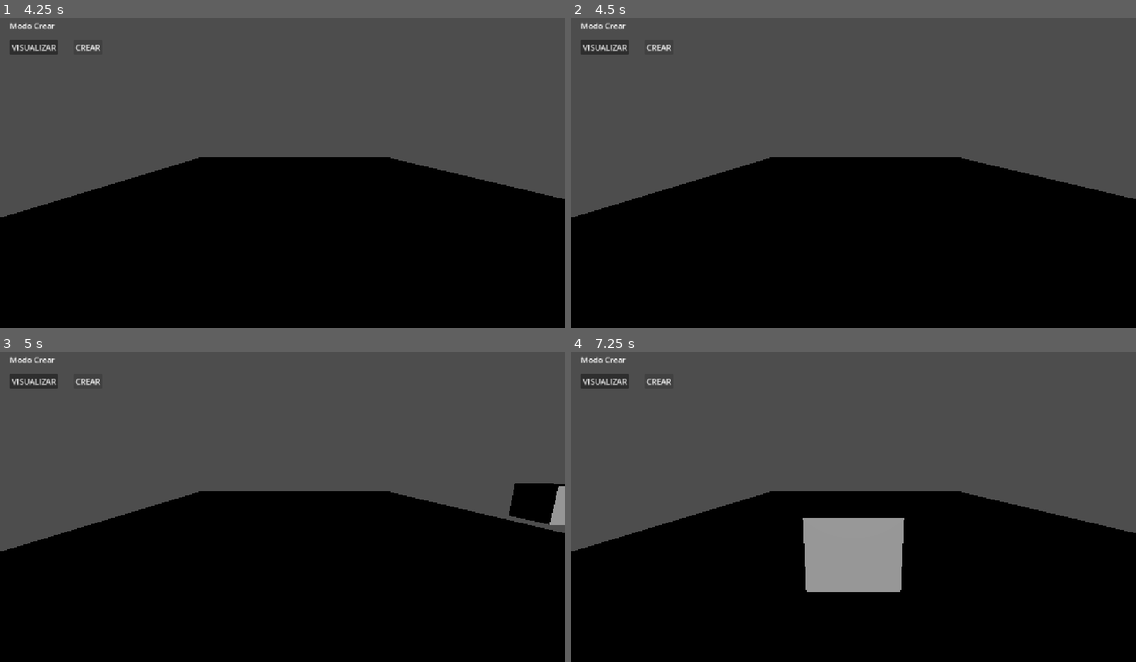
Above: before the commit, frames 1-4 (two rows, left to right).
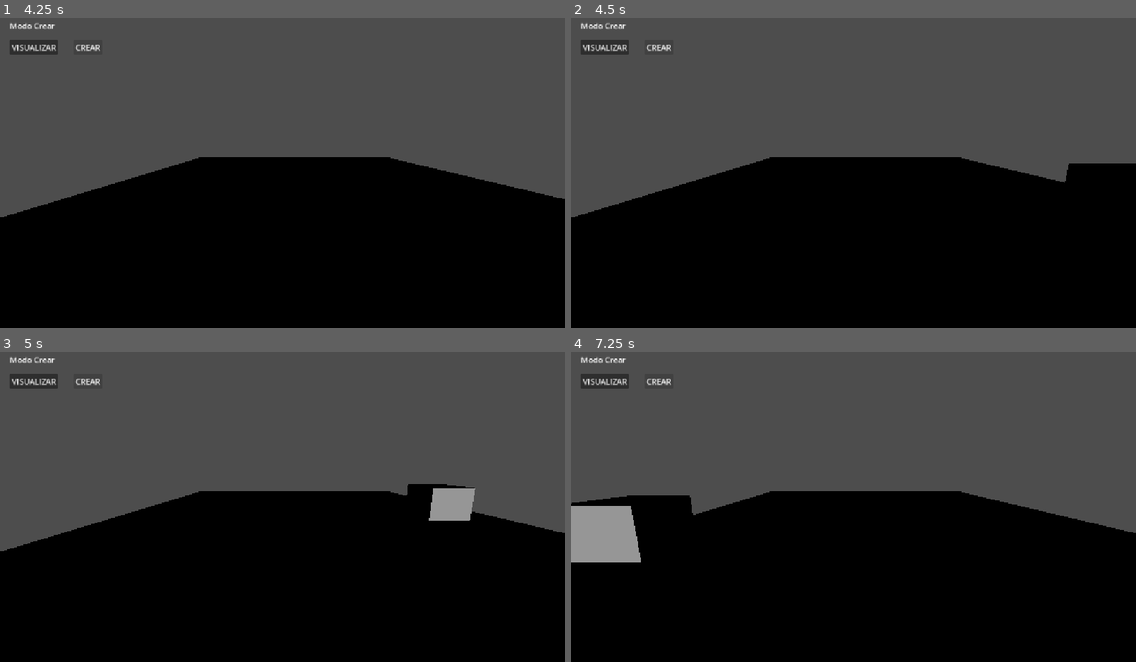
Above: after the commit, the same moments.

Repository: GracielaCagua/Galeris
Game: Godot game, scene res://scenes/Main.tscn
Same seed, same stepped clock (60 frames per second), same inputs: the game is played once before the commit and once after it.
Inputs:
- Up to frame 1 (4.25 s): click "VISUALIZAR" at 0.5 s; click "CREAR" at 1.25 s; tap Enter at 2 s; hold D 2.03-2.78 s; tap G at 2.1 s; tap L at 2.3, 2.85 s; hold S 2.78-3.53 s; tap K at 3.05, 3.6 s; hold D from 3.53 s (still down); tap J at 3.8 s
- Up to frame 2 (4.5 s): tap Space at 4.25 s; release D at 4.28 s; hold W from 4.28 s (still down); tap J at 4.35 s
- Up to frame 3 (5 s): keep holding W; tap G at 4.55 s
- Up to frame 4 (7.25 s): release W at 5.03 s; hold A 5.03-6.53 s; tap G at 5.1 s; tap L at 5.3, 5.85 s; tap K at 6.05, 6.6 s; hold S from 6.53 s (still down); tap J at 6.8 s

Frame 1 is identical in both runs. In frame 2, 1.1% of the frame differs, in the area x 87-100%, y 46-59%; in frame 3, 2.2%; in frame 4, 7.4%, in the area x 0-59%, y 46-78%.

Commit message:
Implementar modos y guardado del proyecto, crear un archivo de formato común
el archivo json sirve como referencia para el equipo, no como el archivo de guardado real.
las rutas de imagen y modelo son ejemplos de formato.

Diff:
--- /dev/null
+++ b/data/formato_proyecto.json
@@ -0,0 +1,32 @@
+
+{
+  "version": 1,
+  "nombre_proyecto": "Nuevo proyecto",
+  "paredes": [
+	{
+	  "id": "pared_1",
+	  "posicion": [0.0, 0.0, 0.0],
+	  "rotacion": [0.0, 0.0, 0.0],
+	  "escala": [1.0, 1.0, 1.0],
+	  "dimensiones": [4.0, 3.0, 0.2]
+	}
+  ],
+  "obras": [
+	{
+	  "id": "obra_1",
+	  "recurso": "res://assets/obras/obra_1.png",
+	  "posicion": [0.0, 1.5, -1.0],
+	  "rotacion": [0.0, 0.0, 0.0],
+	  "escala": [1.0, 1.0, 1.0]
+	}
+  ],
+  "objetos": [
+	{
+	  "id": "objeto_1",
+	  "modelo": "res://assets/modelos/modelo.glb",
+	  "posicion": [1.0, 0.0, 1.0],
+	  "rotacion": [0.0, 0.0, 0.0],
+	  "escala": [1.0, 1.0, 1.0]
+	}
+  ]
+}
--- a/scenes/Main.tscn
+++ b/scenes/Main.tscn
@@ -34,6 +34,8 @@
 [node name="CollisionShape3D" type="CollisionShape3D" parent="World/Cubo" unique_id=770582939]
 shape = SubResource("BoxShape3D_jdlef")
 
+[node name="Objetos" type="Node3D" parent="World" unique_id=781485624]
+
 [node name="Editor" type="Node3D" parent="." unique_id=469739020]
 
 [node name="Systems" type="Node3D" parent="." unique_id=1903909664]
--- a/scripts/core/EditorController.gd
+++ b/scripts/core/EditorController.gd
@@ -33,3 +33,10 @@
 func habilitar_herramientas() -> void:
 	if AppManager.puede_editar():
 		herramientas_habilitadas = true
+
+func verificar_permiso_edicion() -> bool:
+	if not AppManager.puede_editar():
+		print("Acción bloqueada: estás en Modo Visualizar.")
+		return false
+
+	return herramientas_habilitadas
--- a/scripts/core/Main.gd
+++ b/scripts/core/Main.gd
@@ -14,35 +14,47 @@
 	print("¿Puede editar?: ", AppManager.puede_editar())
 
 
+
 func _input(event: InputEvent) -> void:
 	if event is InputEventKey and event.pressed and not event.echo:
-
 		if event.keycode == KEY_C:
 			AppManager.cambiar_modo(AppManager.Modo.CREAR)
-
 		elif event.keycode == KEY_V:
 			AppManager.cambiar_modo(AppManager.Modo.VISUALIZAR)
+		elif event.keycode == KEY_G:
+			ProjectManager.guardar_escena($World/Objetos)
+		elif event.keycode == KEY_L:
+			var objetos = ProjectManager.cargar_datos_objetos()
+			print("Datos listos para restaurar: ", objetos.size())
+		elif event.keycode == KEY_K:
+			ProjectManager.guardar_nodo_3d($World/Cubo)
+		elif event.keycode == KEY_J:
+			ProjectManager.restaurar_transformacion($World/Cubo)
 
 
 func _process(delta: float) -> void:
-	if not AppManager.puede_editar():
+	# En Modo Visualizar no se permite mover el cubo.
+	if AppManager.esta_en_modo_visualizar():
+		return
+
+	# Las herramientas deben estar habilitadas en Modo Crear.
+	if not EditorController.puede_usar_herramientas():
 		return
 
 	var movimiento := Vector3.ZERO
 
 	if Input.is_key_pressed(KEY_LEFT):
 		movimiento.x -= 1.0
-
 	if Input.is_key_pressed(KEY_RIGHT):
 		movimiento.x += 1.0
-
 	if Input.is_key_pressed(KEY_UP):
 		movimiento.z -= 1.0
-
 	if Input.is_key_pressed(KEY_DOWN):
 		movimiento.z += 1.0
 
-	cubo.position += movimiento * velocidad_movimiento * delta
+	if movimiento != Vector3.ZERO:
+		cubo.position += movimiento.normalized() * velocidad_movimiento * delta
+
 
 func _on_modo_cambiado(_nuevo_modo) -> void:
 	_actualizar_interfaz()
@@ -61,3 +73,40 @@
 
 func _on_boton_crear_pressed() -> void:
 	AppManager.cambiar_modo(AppManager.Modo.CREAR)
+
+
+func probar_guardado_carga() -> void:
+	var datos_prueba: Dictionary = {
+		"version": 1,
+		"nombre_proyecto": "Prueba Facultad de Artes",
+		"paredes": [
+			{"id": "pared_1", "posicion": [0, 0, -2]}
+		],
+		"obras": [
+			{"id": "obra_1", "nombre": "Obra de prueba"}
+		],
+		"objetos": [
+			{
+				"id": "objeto_1",
+				"modelo": "cubo",
+				"posicion": [1, 2, 3],
+				"rotacion": [0, 0, 0],
+				"escala": [1, 1, 1]
+			}
+		]
+	}
+
+	ProjectManager.guardar_proyecto(datos_prueba)
+
+	var datos_cargados: Dictionary = ProjectManager.cargar_proyecto()
+
+	if datos_cargados.is_empty():
+		print("ERROR: No se recuperaron los datos.")
+		return
+
+	print("DATOS RECUPERADOS:")
+	print(JSON.stringify(datos_cargados, "\t"))
+	print("Nombre: ", datos_cargados.get("nombre_proyecto", "Sin nombre"))
+	print("Cantidad de paredes: ", datos_cargados.get("paredes", []).size())
+	print("Cantidad de obras: ", datos_cargados.get("obras", []).size())
+	print("Cantidad de objetos: ", datos_cargados.get("objetos", []).size())
--- a/scripts/save/ProjectManager.gd
+++ b/scripts/save/ProjectManager.gd
@@ -4,17 +4,20 @@
 const PROJECT_VERSION := 1
 
 
+
 func crear_proyecto_vacio() -> Dictionary:
 	return {
-		"version": PROJECT_VERSION,
+		"version": 1,
 		"nombre_proyecto": "Nuevo proyecto",
 		"paredes": [],
 		"obras": [],
 		"objetos": []
 	}
 
+
 func guardar_proyecto(datos: Dictionary) -> void:
 	var archivo = FileAccess.open(SAVE_PATH, FileAccess.WRITE)
+	print("Ruta del archivo guardado: ", ProjectSettings.globalize_path(SAVE_PATH))
 
 	if archivo == null:
 		print("ERROR: No se pudo abrir el archivo para guardar.")
@@ -48,3 +51,163 @@
 
 	print("ERROR: El archivo no contiene datos válidos.")
 	return {}
+
+
+func obtener_datos_objetos(contenedor: Node3D) -> Array[Dictionary]:
+	var objetos_guardados: Array[Dictionary] = []
+
+	for objeto in contenedor.get_children():
+		if not objeto is Node3D:
+			continue
+
+		var datos: Dictionary = {
+			"id": str(objeto.name),
+			"posicion": [
+				objeto.position.x,
+				objeto.position.y,
+				objeto.position.z
+			],
+			"rotacion": [
+				objeto.rotation.x,
+				objeto.rotation.y,
+				objeto.rotation.z
+			],
+			"escala": [
+				objeto.scale.x,
+				objeto.scale.y,
+				objeto.scale.z
+			]
+		}
+
+		objetos_guardados.append(datos)
+
+	return objetos_guardados
+
+
+func guardar_escena(contenedor: Node3D) -> void:
+	var datos: Dictionary = crear_proyecto_vacio()
+
+	datos["nombre_proyecto"] = "Galería Facultad de Artes"
+	datos["objetos"] = obtener_datos_objetos(contenedor)
+
+	guardar_proyecto(datos)
+
+	print("Objetos guardados: ", datos["objetos"].size())
+
+
+func cargar_datos_objetos() -> Array:
+	var datos: Dictionary = cargar_proyecto()
+
+	if datos.is_empty():
+		print("No hay datos de proyecto para cargar.")
+		return []
+
+	var objetos: Array = datos.get("objetos", [])
+	print("Objetos recuperados: ", objetos.size())
+
+	return objetos
+
+
+func guardar_nodo_3d(objeto: Node3D) -> void:
+	var datos: Dictionary = crear_proyecto_vacio()
+
+	datos["nombre_proyecto"] = "Galería Facultad de Artes"
+	datos["objetos"] = [
+		{
+			"id": str(objeto.name),
+			"modelo": "cubo",
+			"posicion": [
+				objeto.position.x,
+				objeto.position.y,
+				objeto.position.z
+			],
+			"rotacion": [
+				objeto.rotation.x,
+				objeto.rotation.y,
+				objeto.rotation.z
+			],
+			"escala": [
+				objeto.scale.x,
+				objeto.scale.y,
+				objeto.scale.z
+			]
+		}
+	]
+
+	guardar_proyecto(datos)
+	print("Nodo guardado: ", objeto.name)
+
+
+func restaurar_transformacion(objeto: Node3D) -> bool:
+	var datos: Dictionary = cargar_proyecto()
+	var objetos: Array = datos.get("objetos", [])
+
+	for item in objetos:
+		if str(item.get("id", "")) != str(objeto.name):
+			continue
+
+		var posicion: Array = item.get("posicion", [])
+		var rotacion: Array = item.get("rotacion", [])
+		var escala: Array = item.get("escala", [])
+
+		if posicion.size() != 3 or rotacion.size() != 3 or escala.size() != 3:
+			print("ERROR: Transformación incompleta.")
+			return false
+
+		objeto.position = Vector3(
+			float(posicion[0]), float(posicion[1]), float(posicion[2])
+		)
+		objeto.rotation = Vector3(
+			float(rotacion[0]), float(rotacion[1]), float(rotacion[2])
+		)
+		objeto.scale = Vector3(
+			float(escala[0]), float(escala[1]), float(escala[2])
+		)
+
+		print("Transformación restaurada: ", objeto.name)
+		return true
+
+	print("No se encontró el objeto: ", objeto.name)
+	return false
+
+
+
+func guardar_proyecto_completo(datos: Dictionary) -> bool:
+	var proyecto: Dictionary = crear_proyecto_vacio()
+
+	proyecto["nombre_proyecto"] = datos.get(
+		"nombre_proyecto",
+		"Nuevo proyecto"
+	)
+
+	proyecto["paredes"] = datos.get("paredes", [])
+	proyecto["obras"] = datos.get("obras", [])
+	proyecto["objetos"] = datos.get("objetos", [])
+
+	var archivo := FileAccess.open(SAVE_PATH, FileAccess.WRITE)
+
+	if archivo == null:
+		push_error("No se pudo abrir el archivo para guardar.")
+		return false
+
+	archivo.store_string(JSON.stringify(proyecto, "\t"))
+	archivo.close()
+
+	print("Proyecto completo guardado correctamente.")
+	return true
+
+
+func probar_guardado_completo() -> void:
+	var datos: Dictionary = {
+		"nombre_proyecto": "Prueba de integración",
+		"paredes": [{"id": "pared_1"}],
+		"obras": [{"id": "obra_1"}],
+		"objetos": [{"id": "objeto_1"}]
+	}
+
+	if guardar_proyecto_completo(datos):
+		var recuperado := cargar_proyecto()
+
+		print("Paredes recuperadas: ", recuperado.get("paredes", []).size())
+		print("Obras recuperadas: ", recuperado.get("obras", []).size())
+		print("Objetos recuperados: ", recuperado.get("objetos", []).size())
